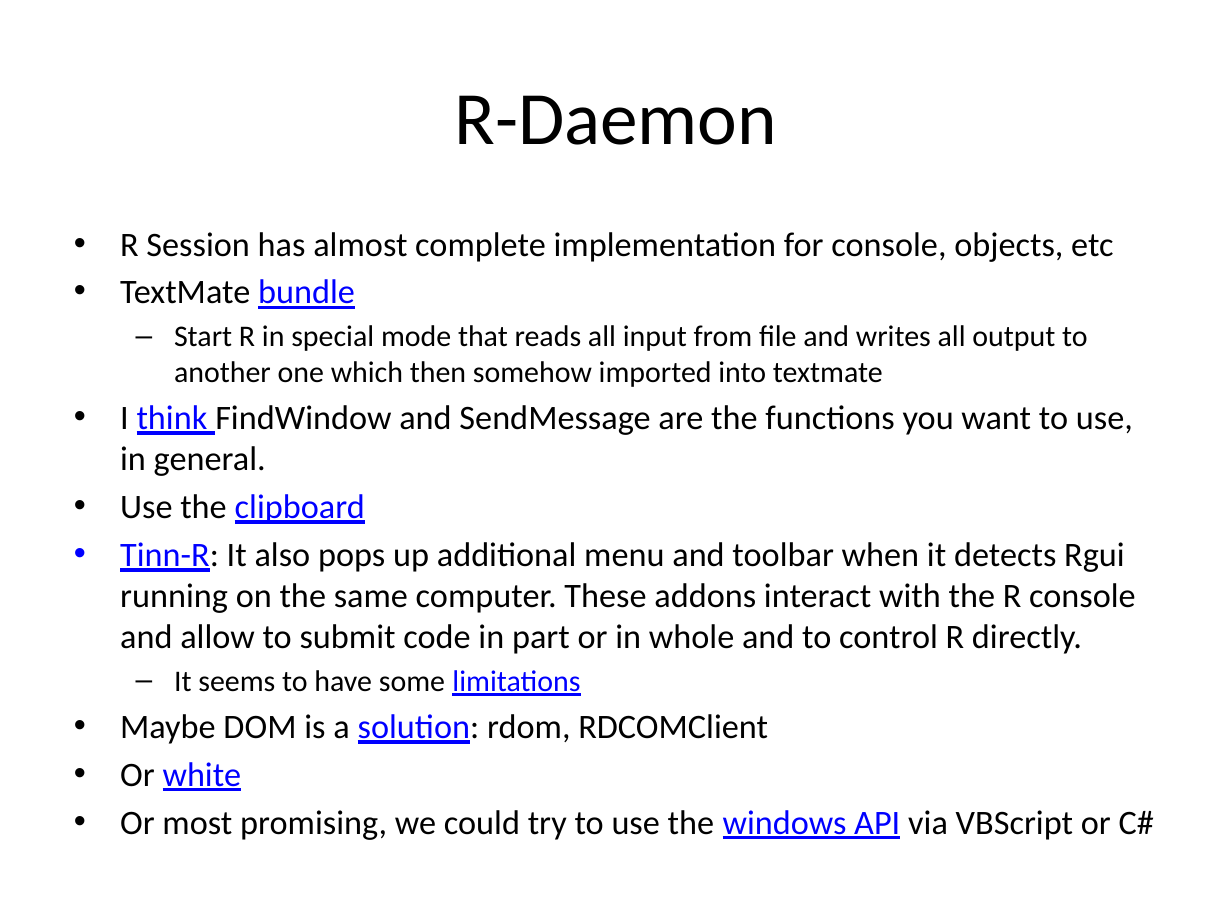
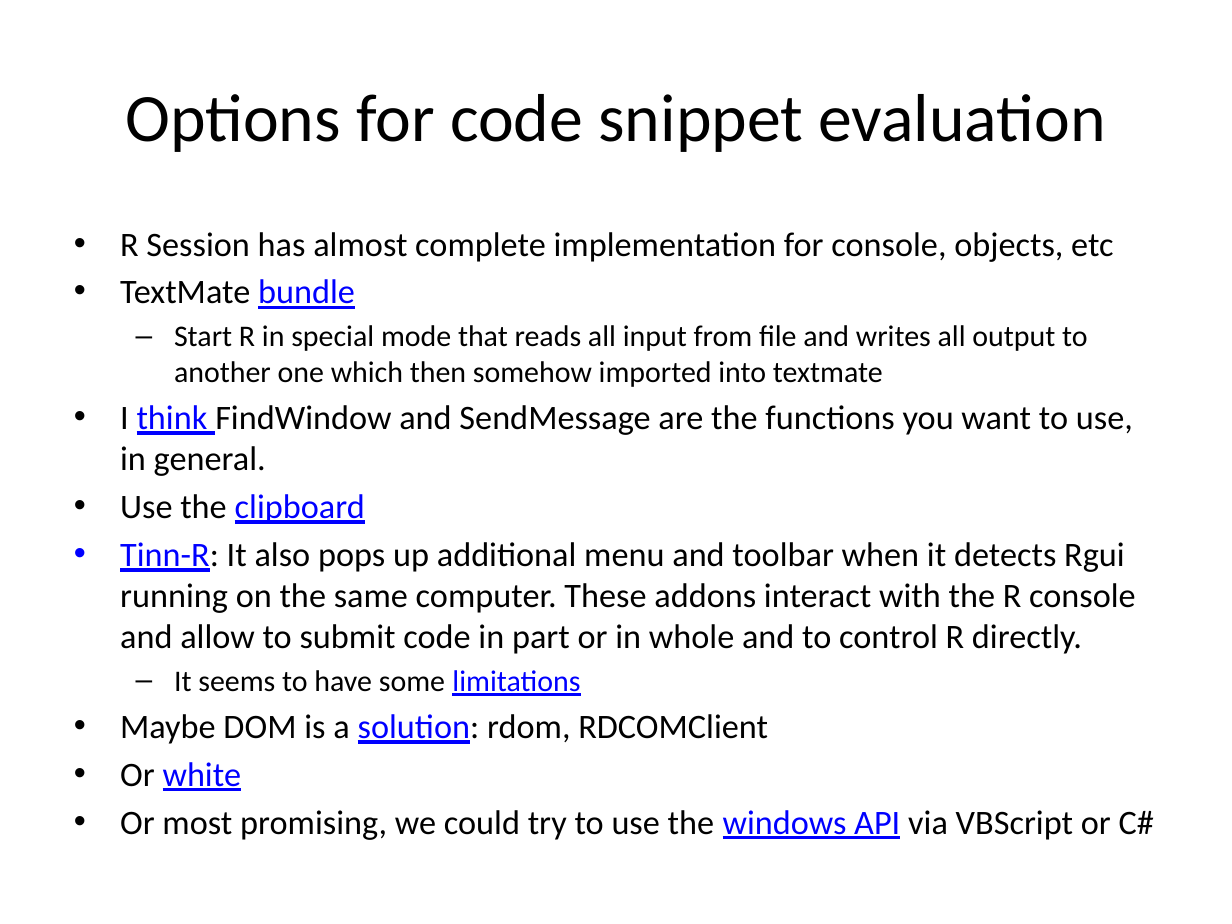
Before and after one commit to holgerbrandl/r4intellij, a slide deck: slide 18 of R4Intellij.pptx (slide 17 before the commit). Drawn at 1232x924 pixels with LibreOffice and Linux fonts; fonts in the diff are those of the drawing. Boxes give left, top, right and bottom in pixels: in the first picture for what was removed or moved away, otherwise in the second. Text is boxed around its words. In the diff, an @@ line names an element or a change of style, - is before the commit and + after.

```diff
--- a/R4Intellij.pptx
+++ b/R4Intellij.pptx
@@ title at (125, 94, 1105, 152): text changed; size 44 to 39.6 pt @@
-R-Daemon
+Options for code snippet evaluation
```
Also in this commit, not shown: 4 other slides changed, 4 slides added, 2 slides removed, 19 other files.
